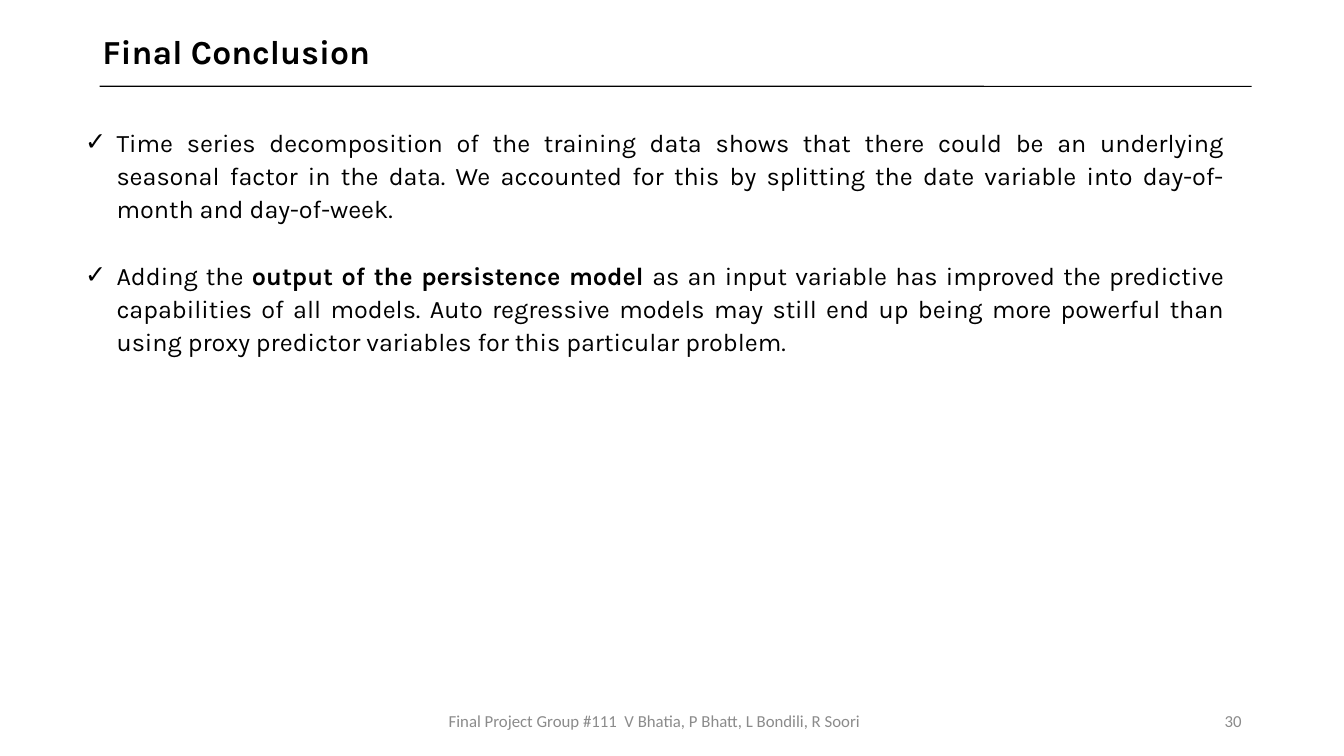
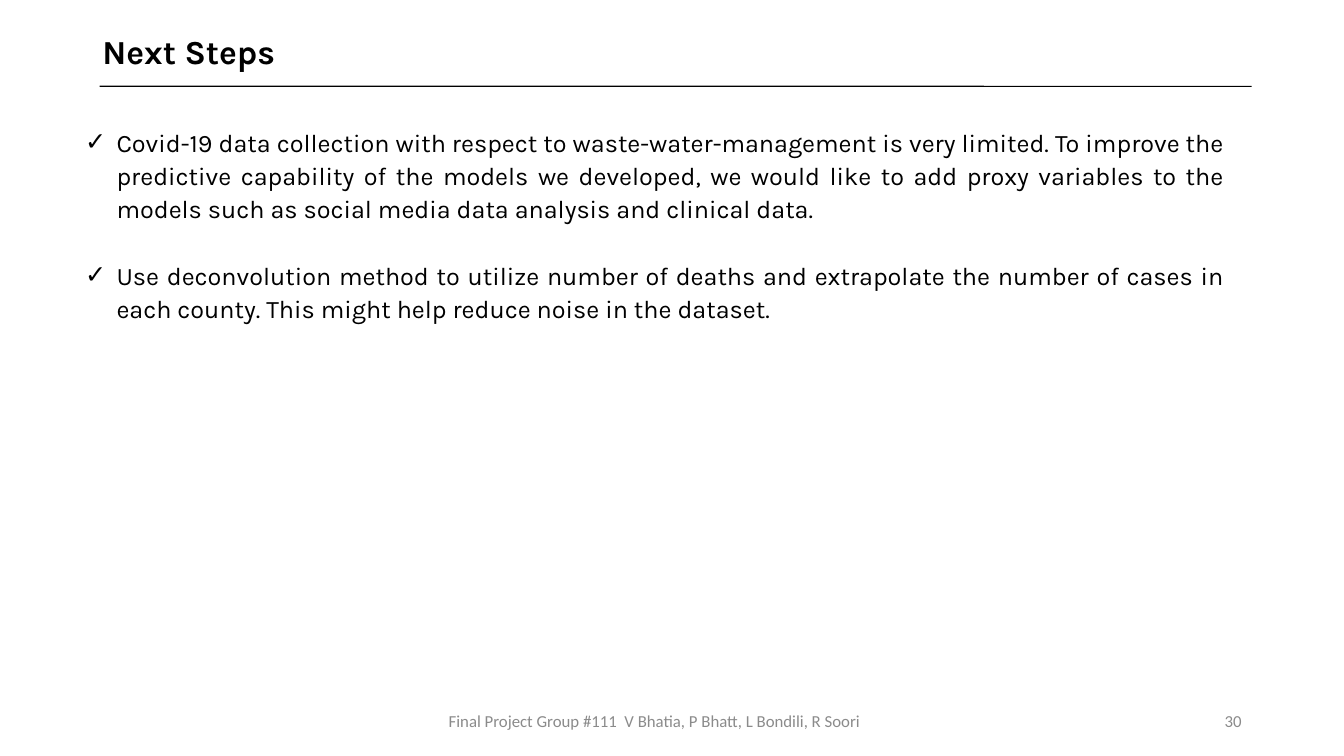
Before and after one commit to bhatiavr/cs109b-final-project-111, a slide deck: slide 30 of docs/Forecasting COVID-19 Cases Using SARS-Cov-2 Titers in Wastewater.pptx. Drawn at 1344x756 pixels with LibreOffice and Linux fonts; fonts in the diff are those of the drawing. Boxes give left, top, right and bottom in pixels: in the first picture for what was removed or moved away, otherwise in the second. Text is boxed around its words. In the diff, an @@ line names an element or a change of style, - is before the commit and + after.

Commit message:
added next steps to ppt

```diff
--- a/docs/Forecasting COVID-19 Cases Using SARS-Cov-2 Titers in Wastewater.pptx
+++ b/docs/Forecasting COVID-19 Cases Using SARS-Cov-2 Titers in Wastewater.pptx
@@ text at <box>102,41,276,72</box>: text changed @@
-Final Conclusion
+Next Steps
@@ text at <box>117,134,1224,324</box>: text changed @@
-✓ Time series decomposition of the training data shows that there could be an underlying seasonal factor in the data. We accounted for this by splitting the date variable into day-of-month and day-of-week.
-✓ Adding the output of the persistence model as an input variable has improved the predictive capabilities of all models. Auto regressive models may still end up being more powerful than using proxy predictor variables for this particular problem.
+✓ Covid-19 data collection with respect to waste-water-management is very limited. To improve the predictive capability of the models we developed, we would like to add proxy variables to the models such as social media data analysis and clinical data.
+✓ Use deconvolution method to utilize number of deaths and extrapolate the number of cases in each county. This might help reduce noise in the dataset.
```
Also in this commit, not shown: 7 other slides changed, 1 other file.
